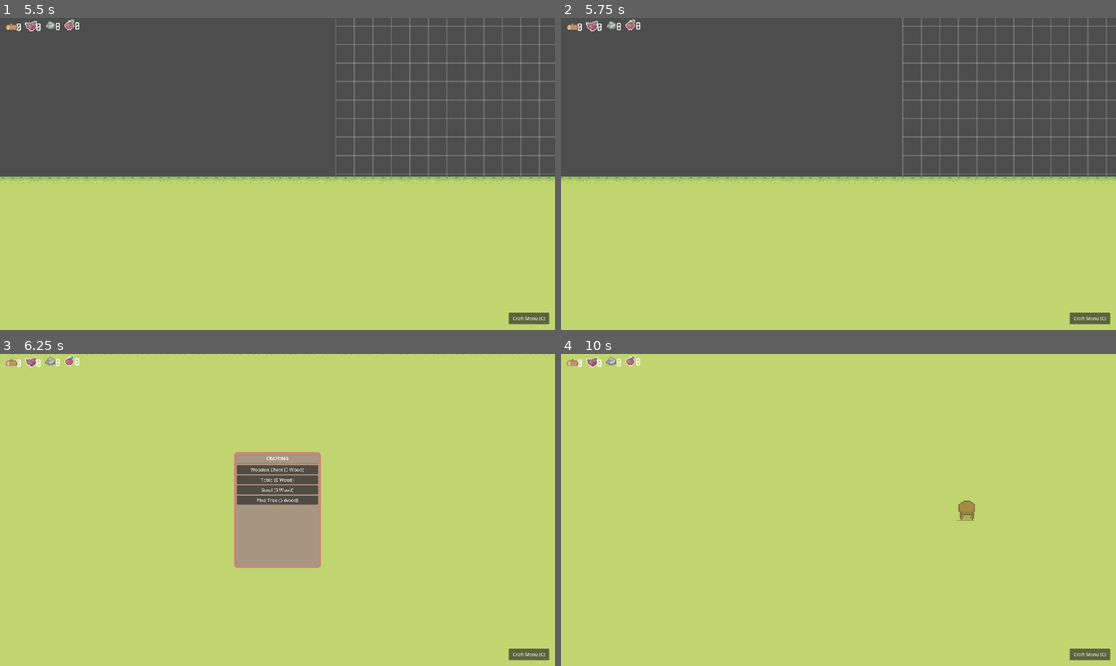
Above: before the commit, frames 1-4 (two rows, left to right).
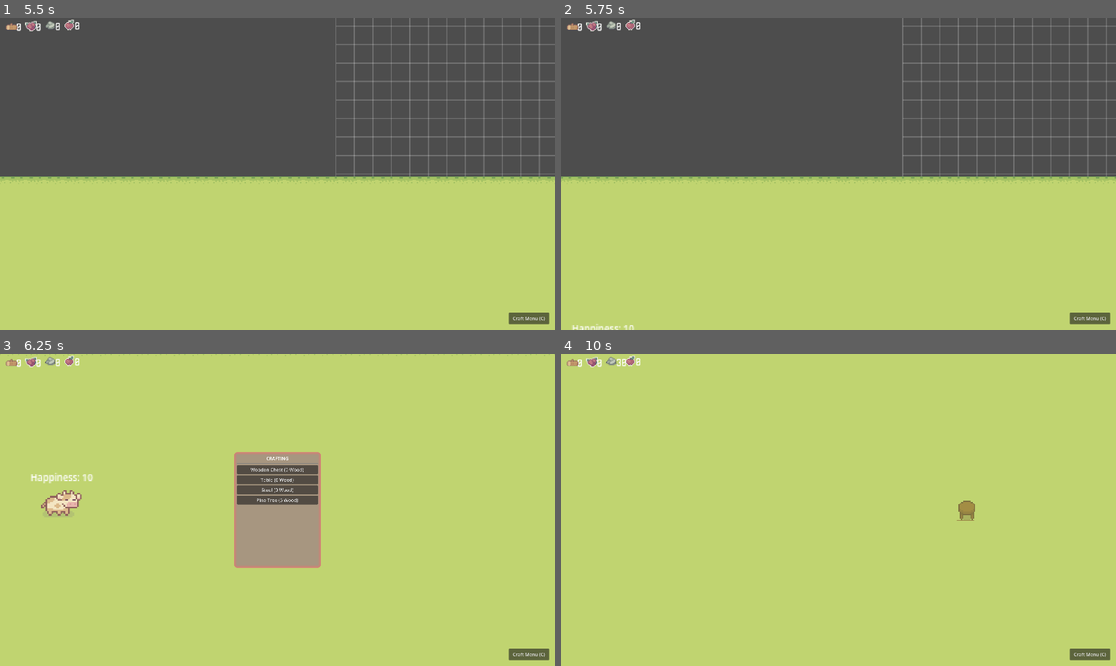
Above: after the commit, the same moments.

Repository: Cibelette/idydlle-New
Game: Godot game, scene res://Scenes/game.tscn
The game is run twice, just before and just after one commit, with the same random seed, the same clock (stepped at 60 frames per second) and the same inputs.
Inputs (mouse positions are in pixels of both pictures, inside the frame that each line leads up to):
- Up to frame 1 (5.5 s): tap Enter at 0.5 s; move the mouse to (399, 158) at 0.52 s; hold D (move_right) 0.53-1.25 s; hold C (toggle_crafting) 0.53-1.25 s; click (399, 158) at 0.67 s; drag from (166, 189) to (249, 236) at 1.27 s; click "Wooden Chest (0 Wood)" at 2 s; move the mouse to (333, 105) at 2.77 s; hold D (move_right) 2.78-3.5 s; tap Mouse wheel down (zoom_out) at 2.85 s; drag from (249, 236) to (111, 127) at 3.52 s; move the mouse to (444, 220) at 4.27 s; hold A (move_left) 4.28-5 s; tap Mouse wheel up (zoom_in) at 4.35 s; drag from (111, 127) to (194, 96) at 5.02 s
- Up to frame 2 (5.75 s): no input
- Up to frame 3 (6.25 s): move the mouse to (305, 510) at 5.77 s; hold S (move_down) from 5.78 s (still down); hold C (toggle_crafting) from 5.78 s (still down); click (305, 510) at 5.92 s
- Up to frame 4 (10 s): release S (move_down) at 6.5 s; release C (toggle_crafting) at 6.5 s; drag from (755, 432) to (727, 525) at 6.52 s; click "Table (0 Wood)" at 7.25 s; click "Craft Menu (C)" at 8 s; click "Stool (0 Wood)" at 8.75 s; tap Space at 9.5 s; move the mouse to (960, 494) at 9.52 s; hold W (move_up) from 9.53 s (still down); tap Mouse wheel down (zoom_out) at 9.6 s

Frame 1 is identical in both runs. In frame 2, 0.1% of the frame differs, in the area x 2-14%, y 97-100%; in frame 3, 0.6%, in the area x 5-17%, y 38-52%; in frame 4, less than 0.1%.

Commit message:
organised ressources folder

Diff:
--- a/Ressources/Habitats/DiningArea.tres
+++ b/Ressources/Habitats/DiningArea.tres
@@ -1,6 +1,6 @@
 [gd_resource type="Resource" script_class="HabitatData" format=3 uid="uid://dha0j15ae1m28"]
 
-[ext_resource type="PackedScene" uid="uid://02fm25c7lmj4" path="res://Scenes/Creature.tscn" id="1_nyxgk"]
+[ext_resource type="PackedScene" uid="uid://cy7uuawj3uw2f" path="res://Scenes/cow.tscn" id="1_uif3a"]
 [ext_resource type="Script" uid="uid://bkuhhp5f81uqc" path="res://Scripts/HabitatData.gd" id="2_necsk"]
 
 [resource]
@@ -10,4 +10,4 @@
 "Stool": 1,
 "Table": 1
 }
-creature_scene = ExtResource("1_nyxgk")
+creature_scene = ExtResource("1_uif3a")
--- a/Scenes/cow.tscn
+++ b/Scenes/cow.tscn
@@ -2,24 +2,31 @@
 
 [ext_resource type="Script" uid="uid://dhvbwx3psmngh" path="res://Scripts/Creature.gd" id="1_u4wuh"]
 [ext_resource type="Resource" uid="uid://b8lk3dvnja152" path="res://Ressources/Creatures/Cow.tres" id="2_u4wuh"]
-[ext_resource type="Texture2D" uid="uid://c4365kfxwflrh" path="res://Assets/Characters/Basic Charakter Spritesheet.png" id="3_vpkvw"]
+[ext_resource type="Texture2D" uid="uid://p7pgtqhrt2ht" path="res://Assets/Characters/Free Cow Sprites.png" id="3_u4wuh"]
 
-[sub_resource type="AtlasTexture" id="AtlasTexture_23j0x"]
-atlas = ExtResource("3_vpkvw")
-region = Rect2(0, 0, 48, 48)
+[sub_resource type="AtlasTexture" id="AtlasTexture_gxqef"]
+atlas = ExtResource("3_u4wuh")
+region = Rect2(0, 0, 32, 32)
 
-[sub_resource type="AtlasTexture" id="AtlasTexture_r2uub"]
-atlas = ExtResource("3_vpkvw")
-region = Rect2(48, 0, 48, 48)
+[sub_resource type="AtlasTexture" id="AtlasTexture_vpkvw"]
+atlas = ExtResource("3_u4wuh")
+region = Rect2(32, 0, 32, 32)
+
+[sub_resource type="AtlasTexture" id="AtlasTexture_oad1y"]
+atlas = ExtResource("3_u4wuh")
+region = Rect2(64, 0, 32, 32)
 
 [sub_resource type="SpriteFrames" id="SpriteFrames_4x4tm"]
 animations = [{
 "frames": [{
 "duration": 1.0,
-"texture": SubResource("AtlasTexture_23j0x")
+"texture": SubResource("AtlasTexture_gxqef")
 }, {
 "duration": 1.0,
-"texture": SubResource("AtlasTexture_r2uub")
+"texture": SubResource("AtlasTexture_vpkvw")
+}, {
+"duration": 1.0,
+"texture": SubResource("AtlasTexture_oad1y")
 }],
 "loop": true,
 "name": &"default",
@@ -49,7 +56,7 @@
 target_desired_distance = 4.0
 path_postprocessing = 1
 
-[node name="HappinessLabel" type="Label" parent="."]
+[node name="HappinessLabel" type="Label" parent="." unique_id=2037708252]
 offset_left = -26.0
 offset_top = -25.0
 offset_right = 29.0
--- a/Scenes/game.tscn
+++ b/Scenes/game.tscn
@@ -3,6 +3,7 @@
 [ext_resource type="Texture2D" uid="uid://df4rpok0h54iw" path="res://Assets/Tilesets/Grass.png" id="1_ebmjs"]
 [ext_resource type="Script" uid="uid://cp4movt136ywo" path="res://Scripts/Game.gd" id="1_game_script"]
 [ext_resource type="PackedScene" uid="uid://b5y1p60sjngof" path="res://Scenes/rts_camera.tscn" id="2_qxrlw"]
+[ext_resource type="PackedScene" uid="uid://cy7uuawj3uw2f" path="res://Scenes/cow.tscn" id="6_1l0tm"]
 [ext_resource type="PackedScene" uid="uid://pwqshwpwjb57" path="res://Scenes/resource_counter.tscn" id="6_i6g32"]
 [ext_resource type="PackedScene" uid="uid://cbnpygl4mn6ku" path="res://Scenes/CraftingMenu.tscn" id="7_craft_menu"]
 
@@ -150,4 +151,7 @@
 offset_bottom = 64.0
 resource_type = "Fruit"
 
+[node name="CharacterBody2D" parent="." unique_id=77996297 instance=ExtResource("6_1l0tm")]
+position = Vector2(144, 168)
+
 [connection signal="item_crafted" from="CanvasLayer/CraftingMenu" to="." method="_on_crafting_menu_item_crafted"]
--- a/Scripts/CreatureManager.gd
+++ b/Scripts/CreatureManager.gd
@@ -1,15 +1,15 @@
 extends Node
-class_name CreatureManager
 
 # Reference to the world node where creatures should be added
 var world_node: Node2D
 var all_creatures: Array[Creature] = []
 
-func _init(_world: Node2D):
-	world_node = _world
-
 ## Spawns a creature for a specific habitat
 func spawn_creature_for_habitat(habitat: Habitat) -> Creature:
+	if not is_instance_valid(world_node):
+		print("[CreatureManager] Error: world_node is not valid. Register it in Game.gd.")
+		return null
+
 	if not habitat.data or not habitat.data.creature_scene:
 		print("[CreatureManager] Warning: No creature_scene assigned to habitat '", habitat.name, "'.")
 		return null
--- a/Scripts/Game.gd
+++ b/Scripts/Game.gd
@@ -1,27 +1,20 @@
 extends Node2D
 
 var current_placing_item = null
-var habitat_manager: HabitatManager
-var creature_manager: CreatureManager
 
 @onready var world_node = $Background # Or create a dedicated 'World' node
 
 func _ready():
-	habitat_manager = HabitatManager.new(self)
-	creature_manager = CreatureManager.new(self)
-
-	habitat_manager.habitat_created.connect(_on_habitat_created)
+	# Register this world to global managers
+	HabitatManager.world_node = self
+	CreatureManager.world_node = self
 
 	_load_habitat_recipes()
 	Global.furniture_placed.connect(_on_furniture_placed)
 
-func _on_habitat_created(habitat: Habitat):
-	print("[Game] New habitat detected, assigning creature manager...")
-	habitat.creature_manager = creature_manager
-
 func _on_furniture_placed(item):
 	print("[Game] Signal received: Furniture placed, checking habitat...")
-	habitat_manager.check_for_new_habitat(item)
+	HabitatManager.check_for_new_habitat(item)
 
 func _load_habitat_recipes():
 	var recipes: Array[HabitatData] = []
@@ -33,7 +26,7 @@
 		if res is HabitatData:
 			recipes.append(res)
 
-	habitat_manager.habitat_recipes = recipes
+	HabitatManager.habitat_recipes = recipes
 	print("[Game] Loaded ", recipes.size(), " habitat recipes recursively.")
 
 func _get_files_recursive(path: String, extension: String) -> Array[String]:
--- a/Scripts/Habitat.gd
+++ b/Scripts/Habitat.gd
@@ -4,7 +4,6 @@
 var data: HabitatData
 var components: Array[Node2D] = [] # Furniture pieces making this habitat
 var spawned_creatures: Array[Creature] = []
-var creature_manager: CreatureManager
 
 @onready var spawn_timer: Timer = Timer.new()
 
@@ -21,10 +20,7 @@
 		spawn_creature()
 
 func spawn_creature():
-	if creature_manager:
-		creature_manager.spawn_creature_for_habitat(self)
-	else:
-		print("[Habitat] Warning: No creature_manager assigned to habitat '", name, "'.")
+	CreatureManager.spawn_creature_for_habitat(self)
 
 func on_creature_spawned(creature: Creature):
 	spawn_creatures_clean_up() # Remove dead ones from list
--- a/Scripts/HabitatManager.gd
+++ b/Scripts/HabitatManager.gd
@@ -1,19 +1,22 @@
 extends Node
-class_name HabitatManager
 
 signal habitat_created(habitat: Habitat)
 
 # List of all possible habitat recipes
 @export var habitat_recipes: Array[HabitatData] = []
 
+# Track all active habitats globally
+var all_habitats: Array[Habitat] = []
+
 # Reference to the world node where habitats and creatures should be added
 var world_node: Node2D
 
-func _init(_world: Node2D):
-	world_node = _world
-
 ## Checks if a new habitat can be formed around the item just placed
 func check_for_new_habitat(placed_item: Node2D):
+	if not is_instance_valid(world_node):
+		print("[HabitatManager] Error: world_node is not valid. Register it in Game.gd.")
+		return
+
 	print("[HabitatManager] Checking item: ", placed_item.name)
 	if not "furniture_data" in placed_item or not placed_item.furniture_data:
 		print("[HabitatManager] Aborting: No furniture_data found")
@@ -87,5 +90,9 @@
 		c.set_meta("habitat_parent", habitat)
 		c.modulate = Color(0.8, 1.2, 0.8) # Visual feedback
 
+	all_habitats.append(habitat)
 	habitat_created.emit(habitat)
 	print("[HabitatManager] Created ", habitat.name, " with ", components.size(), " items.")
+
+func cleanup_habitats():
+	all_habitats = all_habitats.filter(func(h): return is_instance_valid(h))
--- a/project.godot
+++ b/project.godot
@@ -18,6 +18,8 @@
 [autoload]
 
 ResourcesManager="*res://Scripts/ResourcesManager.gd"
+CreatureManager="*res://Scripts/CreatureManager.gd"
+HabitatManager="*res://Scripts/HabitatManager.gd"
 Global="*uid://u50owy08q3dw"
 
 [display]
